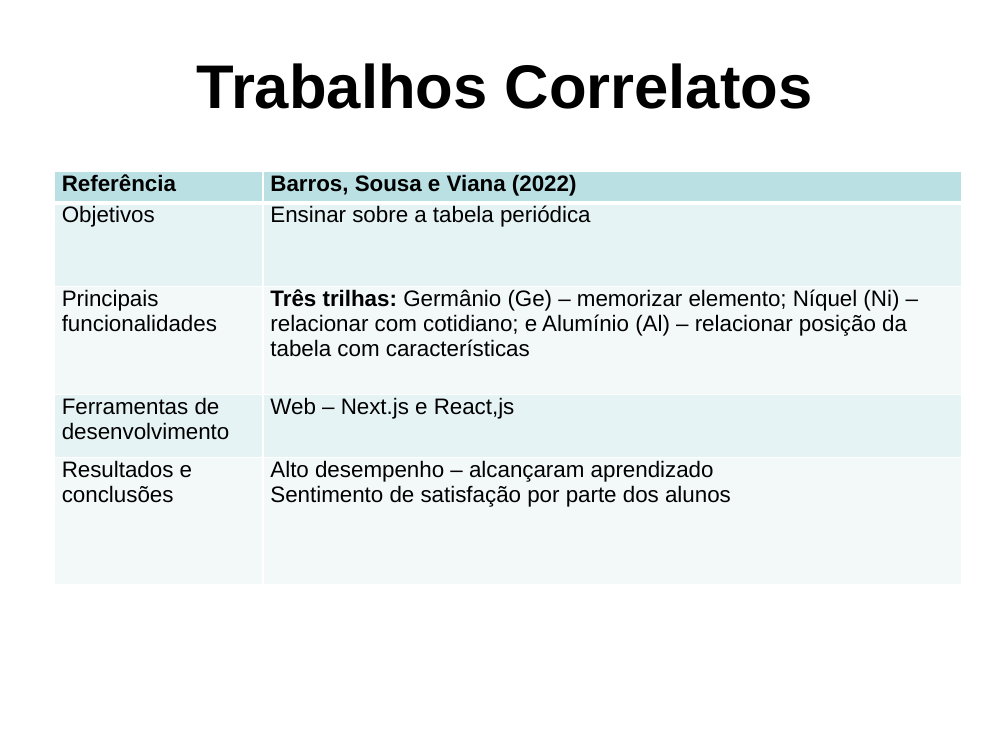
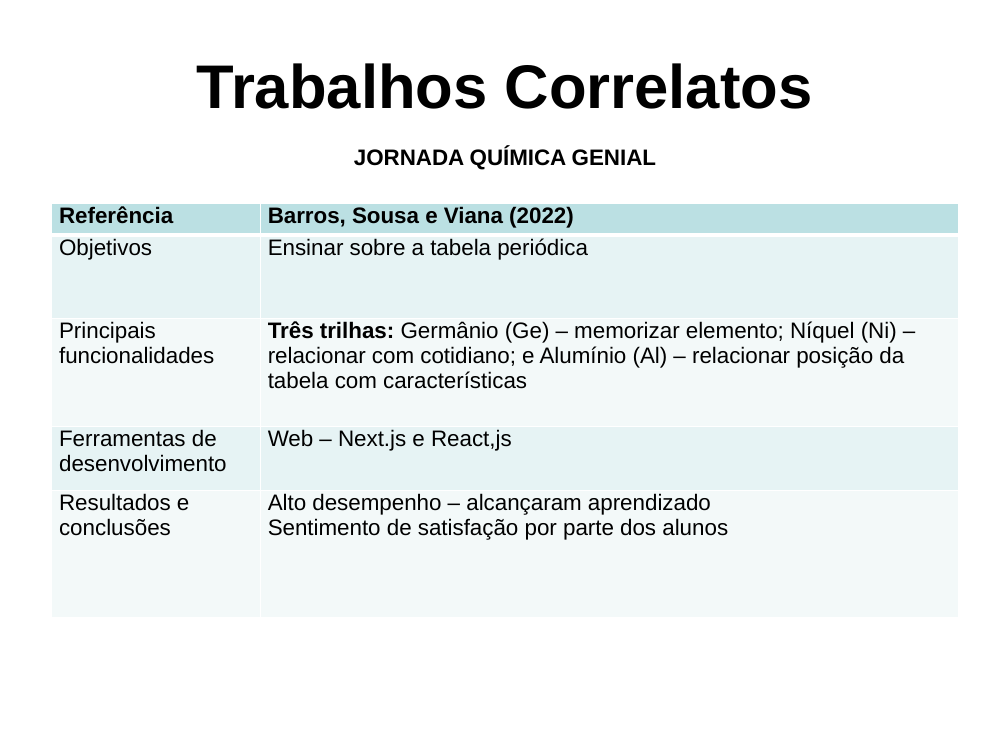
Before and after one commit to PanicAThePython/tcc_NataliaSensWeise, a slide deck: slide 7 of Slides_NataliaSensWeise.pptx. Drawn at 1008x756 pixels with LibreOffice and Linux fonts; fonts in the diff are those of the drawing; background and template pictures are left out. Boxes give left, top, right and bottom in pixels: in the first picture for what was removed or moved away, otherwise in the second. Text is boxed around its words. In the diff, an @@ line names an element or a change of style, - is before the commit and + after.

```diff
--- a/Slides_NataliaSensWeise.pptx
+++ b/Slides_NataliaSensWeise.pptx
@@ text added at [354,148,656,170], 16 pt, text #000000, bold @@
+JORNADA QUÍMICA GENIAL
@@ table: place and size @@
-table at [54,171,962,586]
+table at [51,204,959,618]
```
Also in this commit, not shown: 2 other slides changed.
